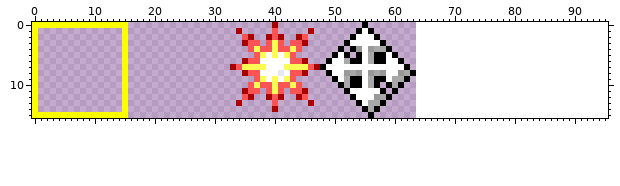
A sprite sheet gets an edit: assets/ui.png. The picture above is the old version.
The file is 64x16 pixels. The old version is drawn lined up with the new one, on the new canvas.
And afterwards:
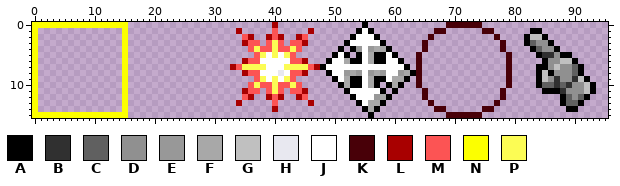
Palette (. is transparent): A #000000  B #303030  C #606060  D #909090  E #989898  F #a8a8a8  G #c0c0c0  H #e8e8f0  J #ffffff  K #480008  L #a80000  M #fc5454  N #fcff00  P #fcfc54
Difference:
canvas 64x16 -> 96x16
@@ x 62..95 @@
- 0 ..................................
- 1 ..................................
- 2 ..................................
- 3 ..................................
- 4 ..................................
- 5 ..................................
- 6 ..................................
- 7 A.................................
- 8 FA................................
- 9 A.................................
-10 ..................................
-11 ..................................
-12 ..................................
-13 ..................................
-14 ..................................
-15 ..................................
+ 0 .......KKKKKK.....................
+ 1 .....KK......KK......AA...........
+ 2 ....K..........K....AGGA..........
+ 3 ...K............K...ACDDA.........
+ 4 ...K............K....ACDDA........
+ 5 ..K..............K....ABBDAA......
+ 6 ..K..............K.....ADDGGA.....
+ 7 A.K..............K....AADGDDCA....
+ 8 FAK..............K....AGADDDCA....
+ 9 A.K..............K....AGDBDDBGA...
+10 ..K..............K....ACCBCBDDGA..
+11 ...K............K......AAABDDDGA..
+12 ...K............K.........ACDCA...
+13 ....K..........K..........ACCA....
+14 .....KK......KK............AA.....
+15 .......KKKKKK.....................
